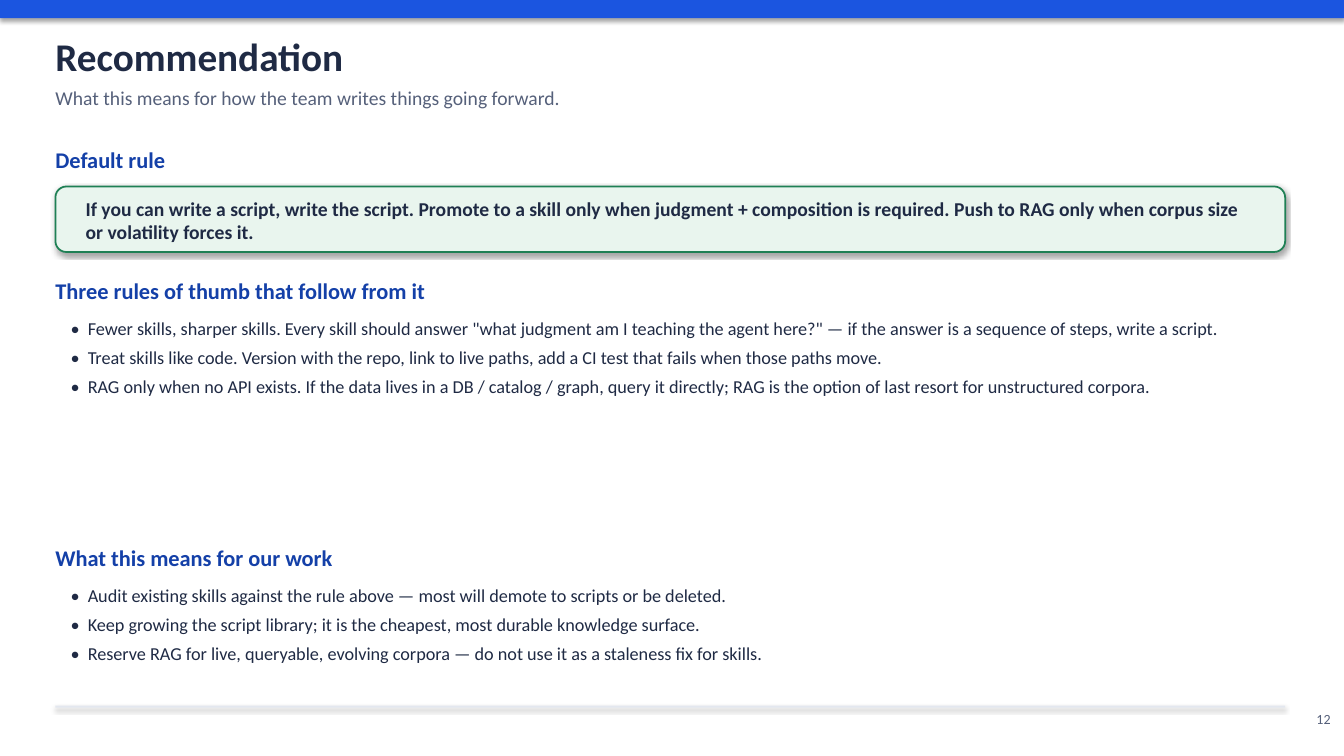
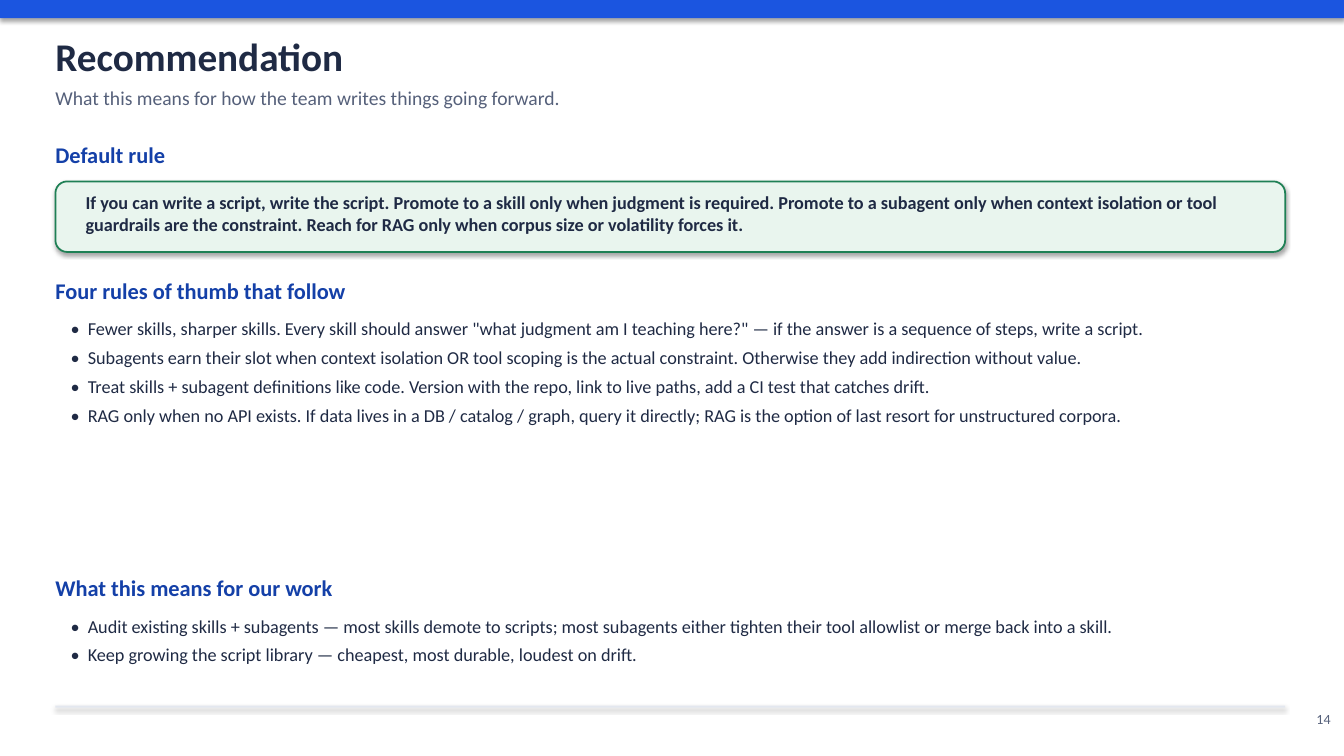
Before and after one commit to kreonakrish/pmos, a slide deck: slide 14 of docs/agent_knowledge_strategy.pptx (slide 12 before the commit). Drawn at 1344x756 pixels with LibreOffice and Linux fonts; fonts in the diff are those of the drawing. Boxes give left, top, right and bottom in pixels: in the first picture for what was removed or moved away, otherwise in the second. Text is boxed around its words. In the diff, an @@ line names an element or a change of style, - is before the commit and + after.

```diff
--- a/docs/agent_knowledge_strategy.pptx
+++ b/docs/agent_knowledge_strategy.pptx
@@ text "Default rule": place and size @@
-text "Default rule" at box(55, 152, 165, 168)
+text "Default rule" at box(55, 147, 165, 163)
@@ rounded rectangle: place and size @@
-rounded rectangle at box(55, 187, 1286, 252)
+rounded rectangle at box(55, 181, 1286, 252)
@@ text at box(86, 196, 1217, 234): text changed; size 14 to 13 pt @@
-If you can write a script, write the script. Promote to a skill only when judgment + composition is required. Push to RAG only when corpus size or volatility forces it.
+If you can write a script, write the script. Promote to a skill only when judgment is required. Promote to a subagent only when context isolation or tool guardrails are the constraint. Reach for RAG only when corpus size or volatility forces it.
@@ text at box(55, 283, 345, 299): text changed @@
-Three rules of thumb that follow from it
+Four rules of thumb that follow
@@ text at box(88, 322, 1142, 425): text changed @@
-• Fewer skills, sharper skills. Every skill should answer "what judgment am I teaching the agent here?" — if the answer is a sequence of steps, write a script.
-• Treat skills like code. Version with the repo, link to live paths, add a CI test that fails when those paths move.
-• RAG only when no API exists. If the data lives in a DB / catalog / graph, query it directly; RAG is the option of last resort for unstructured corpora.
+• Fewer skills, sharper skills. Every skill should answer "what judgment am I teaching here?" — if the answer is a sequence of steps, write a script.
+• Subagents earn their slot when context isolation OR tool scoping is the actual constraint. Otherwise they add indirection without value.
+• Treat skills + subagent definitions like code. Version with the repo, link to live paths, add a CI test that catches drift.
+• RAG only when no API exists. If data lives in a DB / catalog / graph, query it directly; RAG is the option of last resort for unstructured corpora.
@@ text "What this means for our ...": place and size @@
-text "What this means for our ..." at box(55, 550, 332, 566)
+text "What this means for our ..." at box(55, 580, 332, 596)
@@ text at box(88, 620, 1112, 664): text changed @@
-• Audit existing skills against the rule above — most will demote to scripts or be deleted.
-• Keep growing the script library; it is the cheapest, most durable knowledge surface.
-• Reserve RAG for live, queryable, evolving corpora — do not use it as a staleness fix for skills.
+• Audit existing skills + subagents — most skills demote to scripts; most subagents either tighten their tool allowlist or merge back into a skill.
+• Keep growing the script library — cheapest, most durable, loudest on drift.
@@ text at box(1316, 715, 1330, 724): text changed @@
-12
+14
```
Also in this commit, not shown: 9 other slides changed, 2 slides added, 1 other file.
